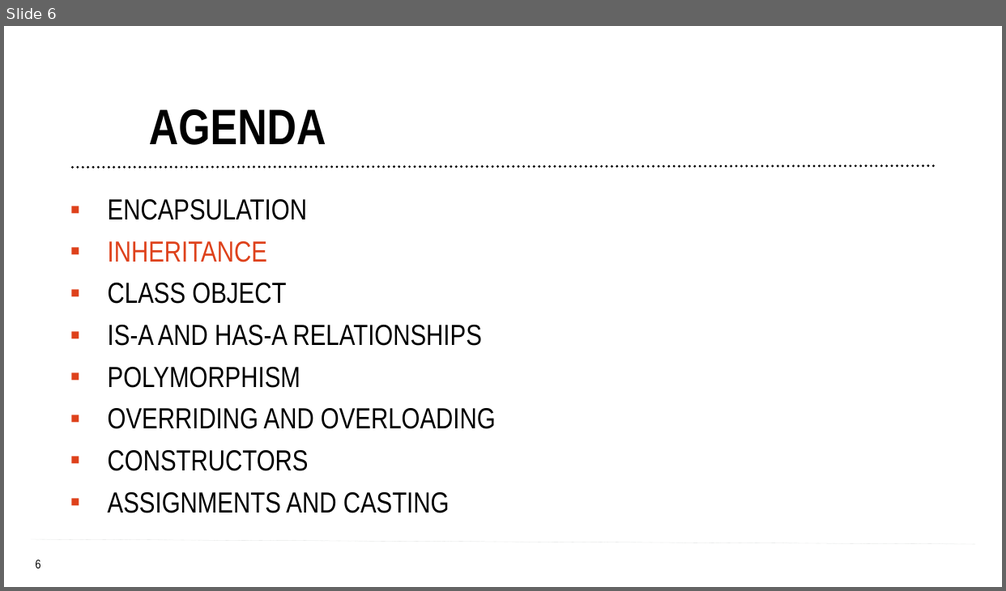
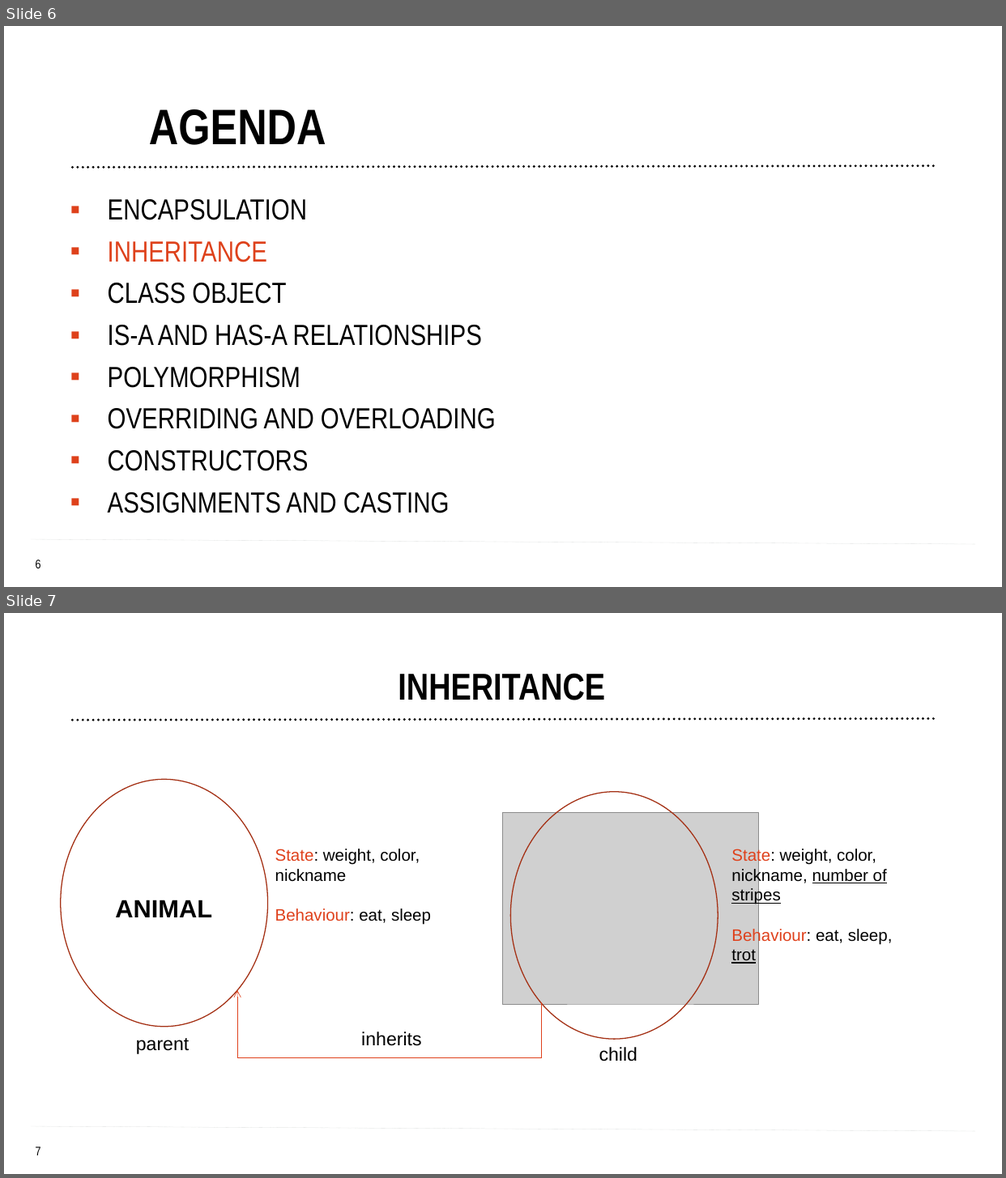
Before and after one commit to tamaradobrin/OOP2, a slide deck: OOP PART 2.pptx. Shown one above the other, each under a label of ours: slide 6 before the commit, slides 6 and 7 after it. The pictures are 1006x591 and 1006x1178 pixels, drawn with LibreOffice and Linux fonts; fonts in the diff are those of the drawing; grey boxes stand for pictures; background and template pictures are left out. Boxes give left, top, right and bottom in pixels: in the first picture for what was removed or moved away, otherwise in the second. Text is boxed around its words. In the diff, an @@ line names an element or a change of style, - is before the commit and + after.

```diff
--- a/OOP PART 2.pptx
+++ b/OOP PART 2.pptx
@@ slide 7 added at box(4, 613, 1002, 1174), background #FFFFFF; not listed: 2 template elements that a slide beside it also shows @@
@@ title added at box(398, 673, 605, 700), 36 pt, text #000000, bold @@
+INHERITANCE
@@ line added from (934, 718) to (70, 720), #000000 2.5 pt dashed @@
@@ ellipse added at box(61, 779, 268, 1027), outline #A53015 1 pt @@
@@ ellipse added at box(511, 792, 718, 1040), outline #A53015 1 pt @@
@@ picture added at box(503, 812, 759, 1003) @@
@@ text added at box(275, 849, 431, 925), 16 pt, text #000000 @@
+State: weight, color, nickname
+Behaviour: eat, sleep
@@ text added at box(731, 848, 893, 964), 16 pt, text #000000 @@
+State: weight, color, nickname, number of stripes
+Behaviour: eat, sleep,
+trot
@@ text added at box(115, 900, 212, 918), 24 pt, text #000000, bold @@
+ANIMAL
@@ page number added at box(497, 884, 509, 906), 20 pt, text #FFFFFF @@
+7
@@ elbow arrow added from (541, 1003) to (237, 990), #DF411C 0.5 pt @@
@@ text added at box(136, 1038, 189, 1054), 18 pt, text #000000 @@
+parent
@@ text added at box(361, 1032, 421, 1046), 18 pt, text #000000 @@
+inherits
@@ text added at box(599, 1047, 637, 1062), 18 pt, text #000000 @@
+child
```
Also in this commit, not shown: 2 slides changed, 22 other slides added, 17 other files.
